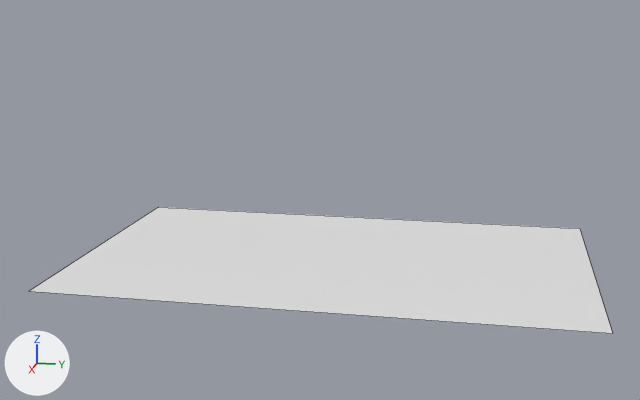
The Blender file models/valter-locus-originis/src/valter-locus-originis.blend, before and after one commit.
Both versions are drawn from a 50 mm camera at (13.49, 2.44, 4.3) aimed at (0.15, -0.23, 0.96). Arrows for +X, +Y and +Z are at lower left; the lights stay in place. Mesh edges are drawn as thin lines.

In view in the first picture: 'floor'.
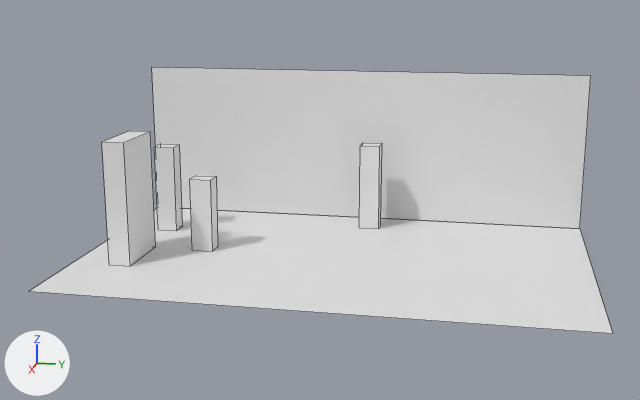
Commit message: Valter bodyKinectPCL

Location of each change, (x1, y1, x2, y2) in pixels of the pictures (640 x 400 px):
'rWall', added: after (152, 67, 591, 229)
'Cube3', added: after (102, 131, 156, 266)
'Cube2', added: after (154, 144, 183, 231)
'Cube1', added: after (190, 176, 218, 251)
'Cube4', added: after (359, 143, 382, 229)

Diff of the bpy script that builds the scene:
```diff
--- a/models/valter-locus-originis/src/valter-locus-originis.blend.py
+++ b/models/valter-locus-originis/src/valter-locus-originis.blend.py
@@ me_cube2 @@
+me_cube2.from_pydata(...)  # a box spanning x -0.15..0.15, y -0.18..0.18, z 0.0..1.5
@@ me_cube3 @@
+me_cube3.from_pydata(...)  # a box spanning x -0.53..0.53, y -0.18..0.18, z 0.0..1.95
@@ me_cube1 @@
+me_cube1.from_pydata(...)  # a box spanning x -0.152..0.152, y -0.176..0.176, z 0.0..1.196
@@ me_plane_001 @@
+me_plane_001.from_pydata([(-2.5, 4.0, 0.0), (-2.5, 4.0, 2.73), (-2.5, -4.0, 0.0), (-2.5, -4.0, 2.73)], [], [(0, 1, 3, 2)])
@@ ob_cube2 @@
+ob_cube2 = bpy.data.objects.new('Cube2', me_cube2)
+ob_cube2.location = (-1.09, -3.22, 0.0)
@@ ob_cube3 @@
+ob_cube3 = bpy.data.objects.new('Cube3', me_cube3)
+ob_cube3.location = (0.6, -3.22, 0.0)
@@ ob_cube1 @@
+ob_cube1 = bpy.data.objects.new('Cube1', me_cube1)
+ob_cube1.location = (-0.02, -2.2, 0.0)
@@ ob_rwall @@
+ob_rwall = bpy.data.objects.new('rWall', me_plane_001)
+ob_rwall.location = (0.0, 0.0, 0.0)
@@ ob_cube4 @@
+ob_cube4 = bpy.data.objects.new('Cube4', me_cube2.copy())
+ob_cube4.location = (-1.92, 0.29, 0.0)
```
